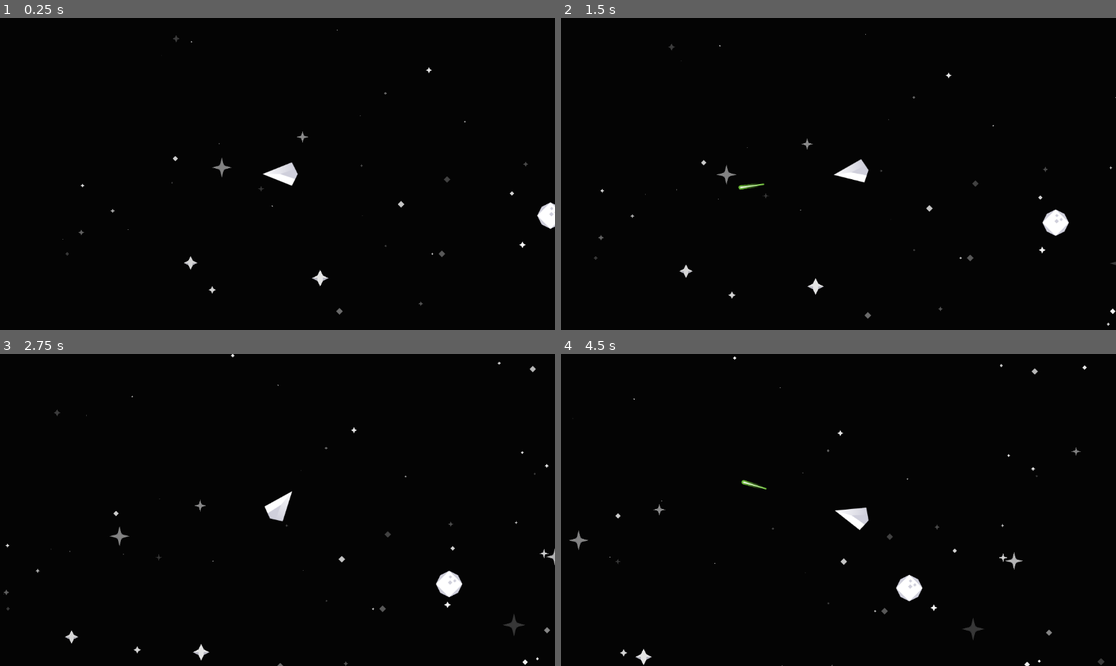
Above: before the commit, frames 1-4 (two rows, left to right).
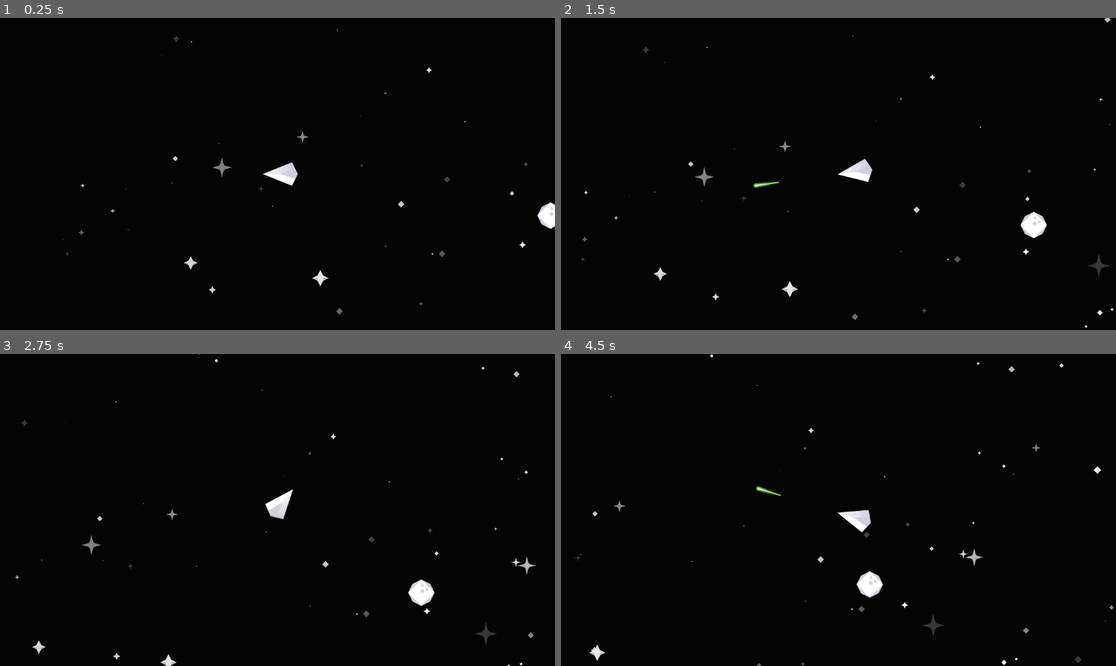
Above: after the commit, the same moments.

Repository: TotalHelix/godot-ship-test-game
Game: Godot game, scene res://Stages/stage.tscn
Same seed, same stepped clock (60 frames per second), same inputs: the game is played once before the commit and once after it.
Inputs (mouse positions are in pixels of both pictures, inside the frame that each line leads up to):
- Up to frame 1 (0.25 s): no input
- Up to frame 2 (1.5 s): move the mouse to (960, 158) at 0.52 s; click (960, 158) at 0.6 s; move the mouse to (727, 189) at 1.27 s; click (727, 189) at 1.35 s
- Up to frame 3 (2.75 s): move the mouse to (333, 441) at 2.02 s; click (333, 441) at 2.1 s
- Up to frame 4 (4.5 s): move the mouse to (810, 572) at 2.77 s; click (810, 572) at 2.85 s; move the mouse to (1005, 556) at 3.52 s; click (1005, 556) at 3.6 s; move the mouse to (672, 463) at 4.27 s; click (672, 463) at 4.35 s

The runs differ from the first frame. In frame 1, less than 0.1% of the frame differs, in the area x 14-100%, y 3-86%; in frame 2, 1.6%; in frame 3, 1.7%; in frame 4, 1.7%, in the area x 1-100%, y 0-100%.

Commit message:
fixed player movement issues and changed the gun script so that bullets inherit ship velocity

Diff:
--- a/Prefabs/asteroid.tscn
+++ b/Prefabs/asteroid.tscn
@@ -7,8 +7,9 @@
 [node name="RigidBody2D" type="RigidBody2D" groups=["destroyable"]]
 collision_layer = 2
 collision_mask = 31
-mass = 59.076
+mass = 14.878
 gravity_scale = 0.0
+freeze_mode = 1
 
 [node name="TileMapLayer" type="TileMapLayer" parent="."]
 position = Vector2(-37, 36)
--- a/Prefabs/bullet_base.tscn
+++ b/Prefabs/bullet_base.tscn
@@ -10,7 +10,7 @@
 collision_mask = 0
 lock_rotation = true
 script = ExtResource("1_m4f65")
-push_strength = 18125
+push_strength = 5000
 bullet_speed = 1835
 
 [node name="CollisionShape2D" type="CollisionShape2D" parent="."]
--- a/Prefabs/ship_base.tscn
+++ b/Prefabs/ship_base.tscn
@@ -7,8 +7,9 @@
 collision_layer = 4
 collision_mask = 23
 gravity_scale = 0.0
-lock_rotation = true
+linear_damp = 0.25
 script = ExtResource("1_ywpma")
+speed = 500
 
 [node name="TileMapLayer" type="TileMapLayer" parent="."]
 position = Vector2(-54, -48.7)
--- a/Scripts/Bullet Script.gd
+++ b/Scripts/Bullet Script.gd
@@ -22,6 +22,9 @@
 
 # the healthbar prefab
 var healthbar_prefab: PackedScene = preload("res://Prefabs/healthbar.tscn")
+
+# the added velocity of the ship
+var _bullet_push: Vector2 = Vector2(0, 0)
 
 enum bullets {enemy = 0, player = 1}
 @export var push_strength: int = 50
@@ -50,11 +53,12 @@
 	bullet_sprite.texture = preload("res://Images/sheet.svg")
 	bullet_sprite.rotation = 90 * (PI/180)
 	bullet_sprite.region_enabled = true
+	bullet_sprite.z_index = -1
 	self.add_child(bullet_sprite)
 
 func _physics_process(delta: float) -> void:
 	# get the collision info
-	var collision_info = self.move_and_collide(move_direction * delta * bullet_speed)
+	var collision_info = self.move_and_collide(move_direction * delta * bullet_speed + _bullet_push * delta)
 
 	if collision_info:
 		var hit: Node2D = collision_info.get_collider()
@@ -62,6 +66,7 @@
 		# knockback
 		if hit is RigidBody2D:
 			var impulse_vector: Vector2 = move_direction * push_strength
+			print("move_direction * push_strength: ", move_direction * push_strength)
 			hit.apply_impulse(impulse_vector)
 
 		# damage
@@ -88,3 +93,8 @@
 				new_healthbar.take_damage(damage_to_take)
 
 		self.queue_free()
+
+## a little function that the ship can call when creating a bullet
+## to add the ship velocity to the bullet
+func push_bullet(push_direction: Vector2) -> void:
+	_bullet_push = push_direction
--- a/Scripts/health_script.gd
+++ b/Scripts/health_script.gd
@@ -148,7 +148,6 @@
 	# the right half of the health bar
 	active_sprites["right"].position = Vector2(midsectoin + corner_width, 0) + sprite_offset
 
-
 ## die
 func die() -> void:
-	print("dead")
+	self.get_parent().queue_free()
--- a/Scripts/ship_script.gd
+++ b/Scripts/ship_script.gd
@@ -1,7 +1,7 @@
 extends RigidBody2D
 
 @export var follow_cursor: bool = false
-@export var speed: int = 350
+@export var speed: int = 20
 @export var reload_time_msec: int = 500
 var look_at_pos: Vector2 = Vector2(0, 0)
 var fire_gun: bool = false
@@ -10,22 +10,8 @@
 var bullets_folder: Node2D
 
 func _ready() -> void:
+	print("speed: ", speed)
 	bullets_folder = get_node("/root/Stage/Bullet Holder")
-	print("bullet folder: ", bullets_folder)
-	print("bullet prefab type: ", type_string(typeof(bullet_prefab)))
-
-## move the ship in the direction that it's facing every physics update
-func _physics_process(delta: float) -> void:
-	# if we're following the cursor, get the mouse pos
-	if follow_cursor:
-		look_at_pos = get_global_mouse_position()
-
-	# first look at where we need to look at
-	self.look_at(look_at_pos)
-
-	# new push the ship in that direction
-	var direction = Vector2(cos(self.rotation), sin(self.rotation)) * speed
-	apply_central_force(direction)
 
 func _input(event: InputEvent) -> void:
 	# if we're lot listening for the mouse, we don't care
@@ -40,10 +26,22 @@
 	elif Input.is_action_just_released("fire_gun"):
 		fire_gun = false
 
+func _physics_process(delta: float) -> void:
+	# now push the ship in that direction
+	var direction: Vector2 = Vector2(cos(self.rotation), sin(self.rotation))
+	self.apply_central_force(direction * self.speed)
+
+	# Look in a direction
+	# for player ships this is the mouse pointer
+	if self.follow_cursor:
+		self.look_at(get_global_mouse_position())
+
+	# now add some drag in the oposite direction as velocity
+
+
 func _process(delta: float) -> void:
-	# get the current time in ms and add it to the cooldown
-	time_since_last_shot += delta * 1000
 
+	# fire the gun
 	if fire_gun and time_since_last_shot > reload_time_msec:
 		time_since_last_shot = 0
 
@@ -52,4 +50,8 @@
 		new_bullet.bullet_type = 1
 		new_bullet.position = self.position
 		new_bullet.rotation = self.rotation
+		new_bullet.push_bullet(self.linear_velocity)
 		bullets_folder.add_child(new_bullet)
+
+	# reload the gun
+	time_since_last_shot += delta * 1000
--- a/project.godot
+++ b/project.godot
@@ -38,6 +38,8 @@
 [physics]
 
 2d/default_gravity_vector=Vector2(0, 0)
+2d/default_linear_damp=0.0
+2d/default_angular_damp=0.0
 common/physics_interpolation=true
 
 [rendering]
